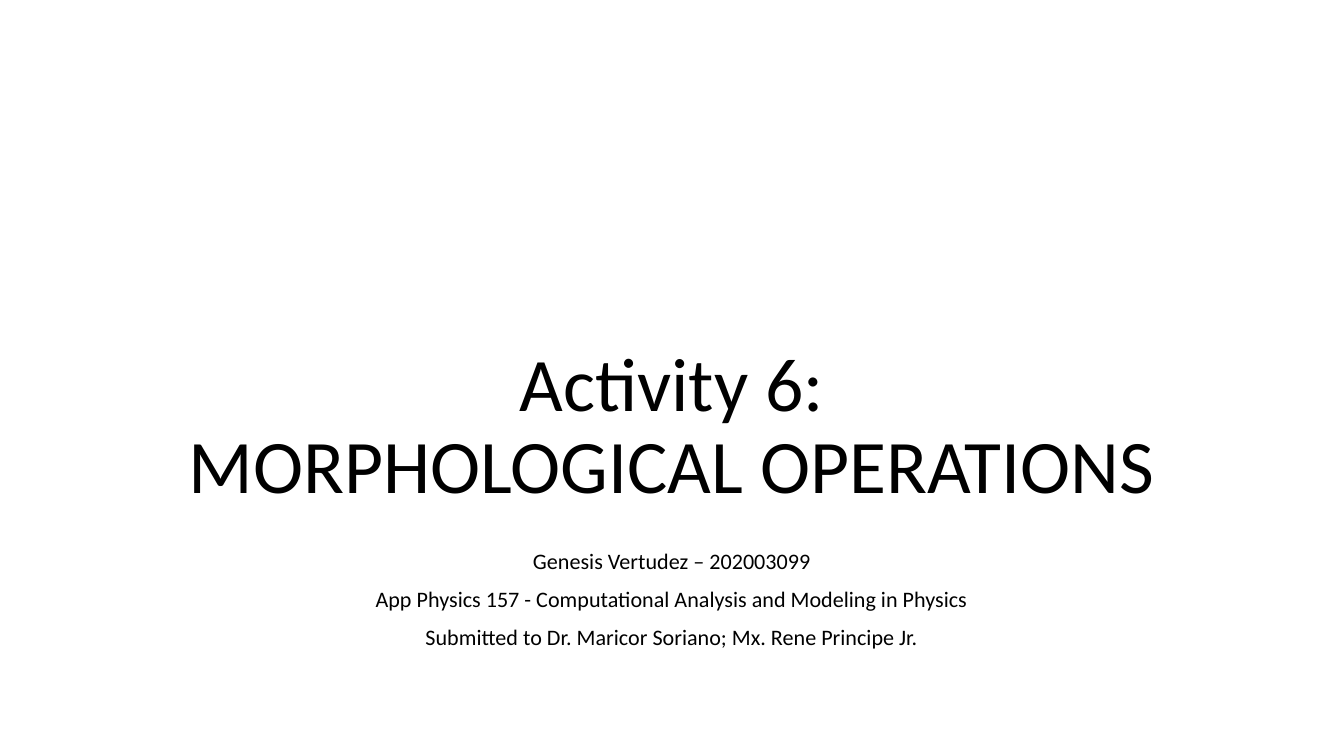
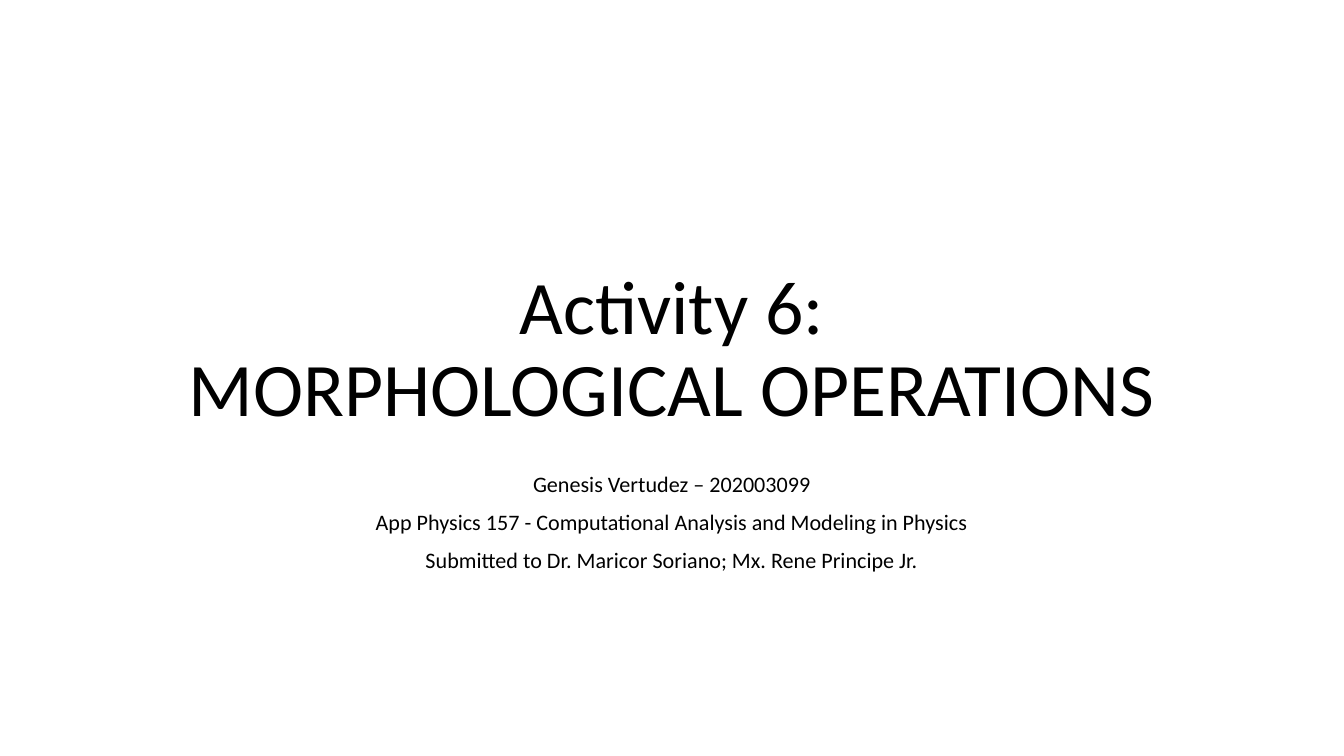
Before and after one commit to genvert/AP_157_FX-2_Vertudez, a slide deck: slide 1 of Activity 06/Vertudez_Activity_6_Report.pptx. Drawn at 1344x756 pixels with LibreOffice and Linux fonts; fonts in the diff are those of the drawing. Boxes give left, top, right and bottom in pixels: in the first picture for what was removed or moved away, otherwise in the second. Text is boxed around its words. In the diff, an @@ line names an element or a change of style, - is before the commit and + after.

```diff
--- a/Activity 06/Vertudez_Activity_6_Report.pptx
+++ b/Activity 06/Vertudez_Activity_6_Report.pptx
@@ title "Activity 6: MORPHOLOGICAL OPERATIONS": place and size @@
-title "Activity 6: MORPHOLOGICAL OPERATIONS" at [189, 358, 1154, 494]
+title "Activity 6: MORPHOLOGICAL OPERATIONS" at [189, 281, 1154, 417]
@@ subtitle "Genesis Vertudez – 202003099": place and size @@
-subtitle "Genesis Vertudez – 202003099" at [376, 553, 967, 649]
+subtitle "Genesis Vertudez – 202003099" at [376, 476, 967, 572]
```
Also in this commit, not shown: 8 other slides changed, 3 slides removed, 5 other files.
